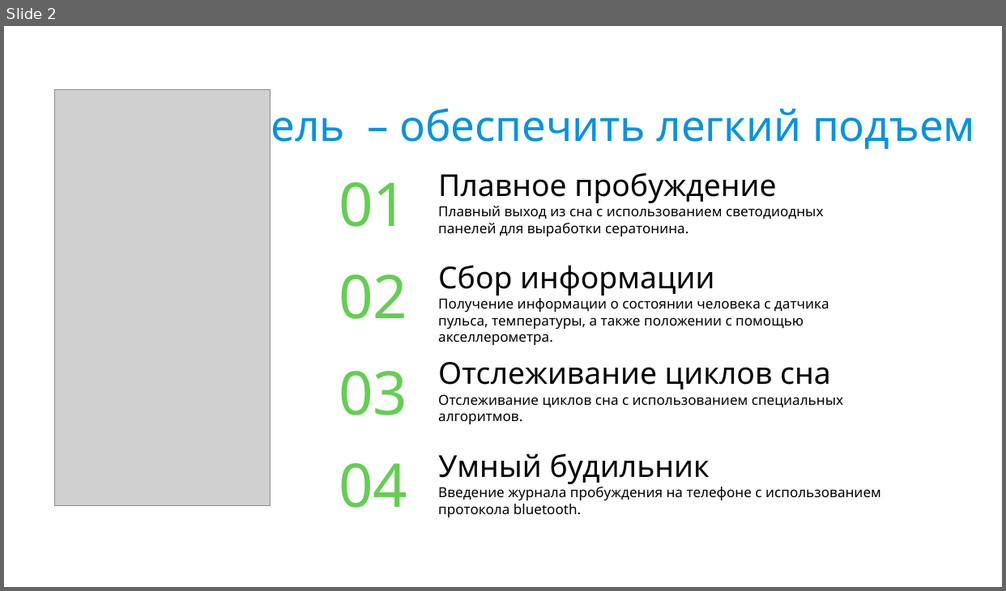
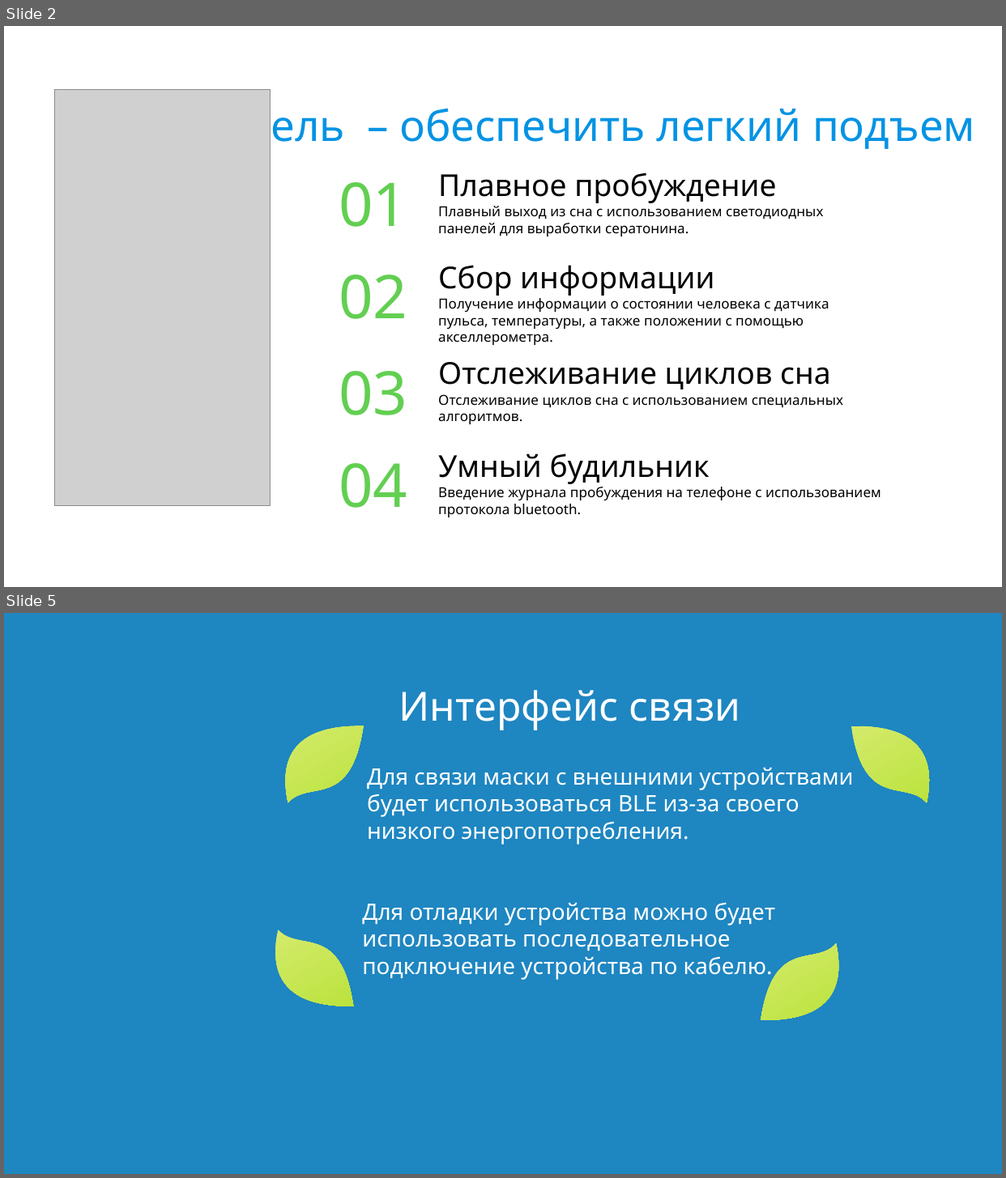
Before and after one commit to z0tedd/Lucid-Dreaming-Mask, a slide deck: Docs/Defenses/2/Untitled 1.odp. Shown one above the other, each under a label of ours: slide 2 before the commit, slides 2 and 5 after it; the slides between them are not shown. The pictures are 1006x591 and 1006x1178 pixels, drawn with LibreOffice and Linux fonts; fonts in the diff are those of the drawing; grey boxes stand for pictures; background and template pictures are left out. Boxes give left, top, right and bottom in pixels: in the first picture for what was removed or moved away, otherwise in the second. Text is boxed around its words. In the diff, an @@ line names an element or a change of style, - is before the commit and + after.

```diff
--- a/Docs/Defenses/2/Untitled 1.odp
+++ b/Docs/Defenses/2/Untitled 1.odp
@@ slide 5 added at box(4, 613, 1002, 1174), background #1E86C1 @@
@@ text added at box(398, 690, 740, 730), 32 pt, text #FFFFFF @@
+Интерфейс связи
@@ freeform shape added at box(286, 726, 364, 803), fill gradient #D4EA6B to #BBE33D @@
@@ freeform shape added at box(851, 726, 930, 803), fill gradient #D4EA6B to #BBE33D @@
@@ text added at box(367, 768, 853, 845), 18 pt, text #FFFFFF @@
+Для связи маски с внешними устройствами будет использоваться BLE из-за своего низкого энергопотребления.
@@ text added at box(362, 902, 776, 981), 18 pt, text #FFFFFF @@
+Для отладки устройства можно будет использовать последовательное подключение устройства по кабелю.
@@ freeform shape added at box(275, 930, 354, 1007), fill gradient #D4EA6B to #BBE33D @@
@@ freeform shape added at box(761, 943, 839, 1020), fill gradient #D4EA6B to #BBE33D @@
```
Also in this commit, not shown: 2 slides changed, 3 other slides added, 7 slides removed, 3 other files.
